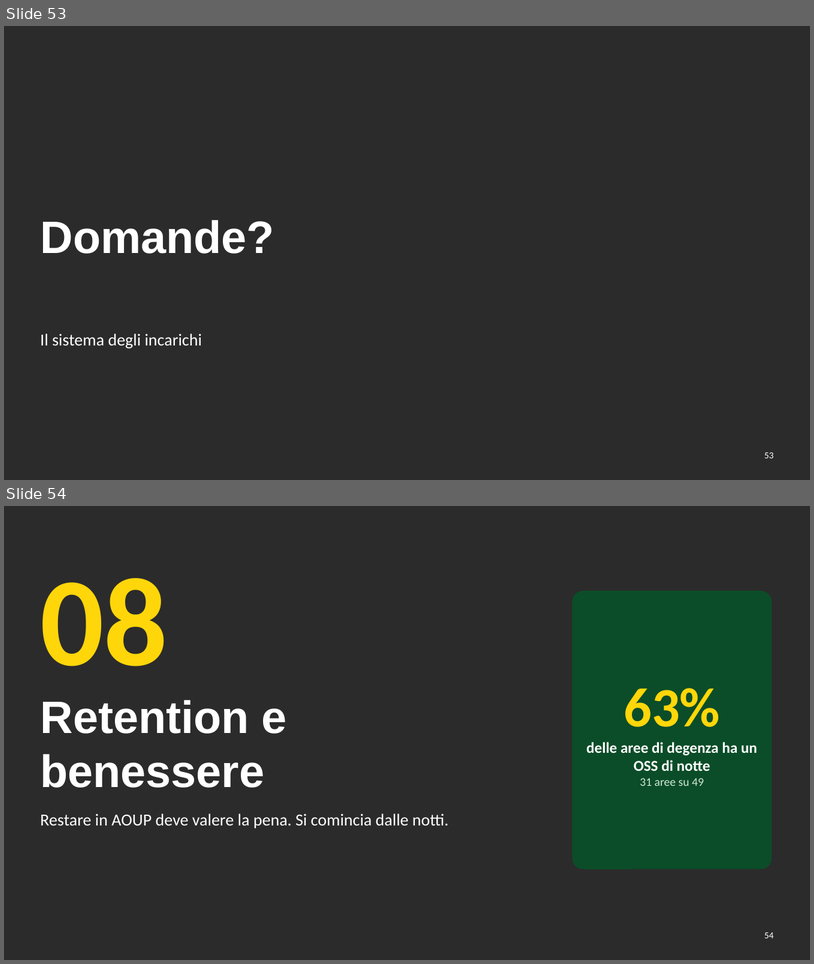
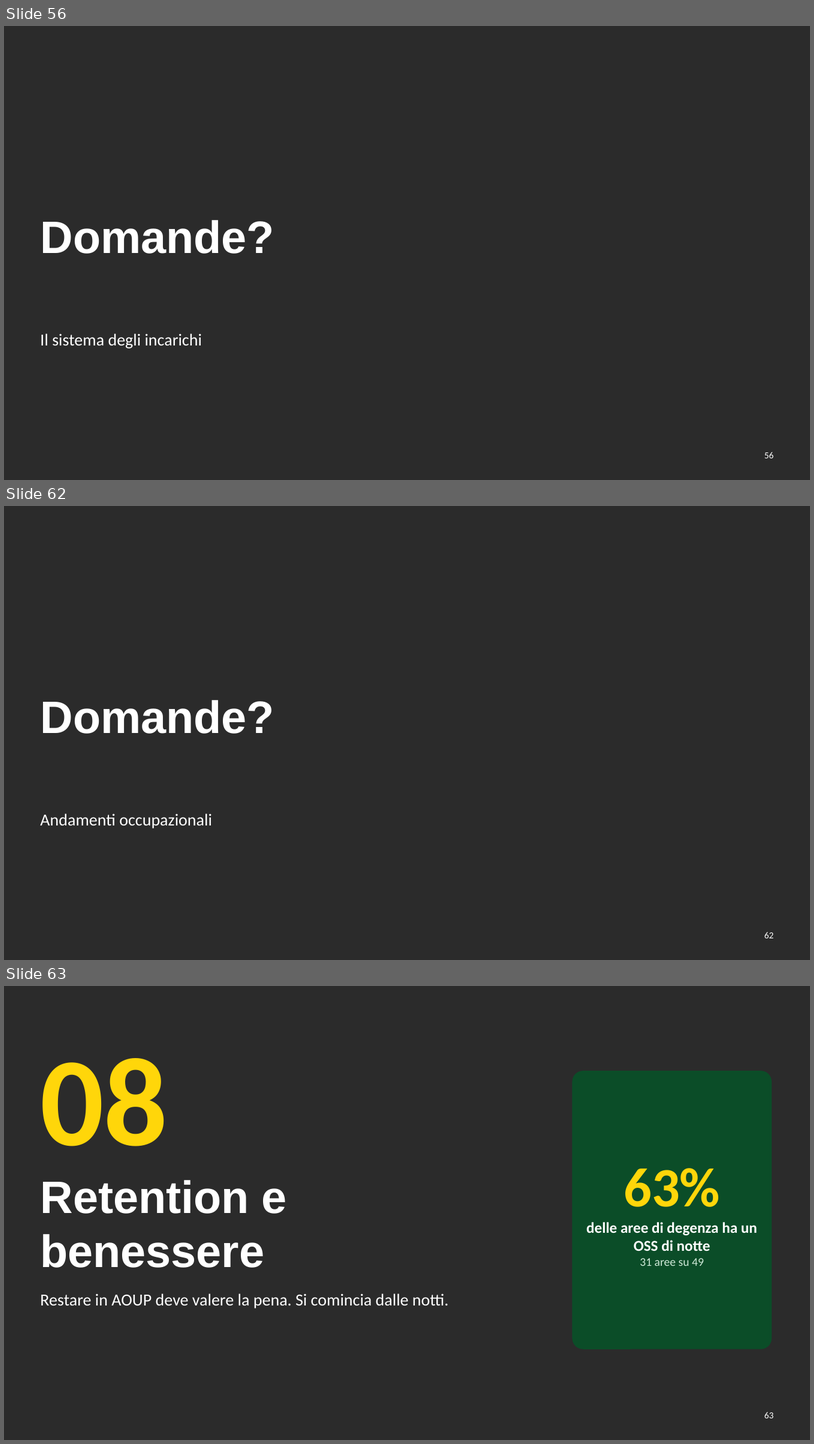
Before and after one commit to aki1806-droid/Prove, a slide deck: produzione/assemblea-2026-12-07/slide/assemblea-2026-12-07.pptx. Shown one above the other, each under a label of ours: slides 53 and 54 before the commit, slides 56, 62 and 63 after it; the slides between them are not shown. The pictures are 814x964 and 814x1444 pixels, drawn with LibreOffice and Linux fonts; fonts in the diff are those of the drawing; background and template pictures are left out; a plain dark background stands for a picture behind light text. Boxes give left, top, right and bottom in pixels: in the first picture for what was removed or moved away, otherwise in the second. Text is boxed around its words. In the diff, an @@ line names an element or a change of style, - is before the commit and + after.

```diff
--- a/produzione/assemblea-2026-12-07/slide/assemblea-2026-12-07.pptx
+++ b/produzione/assemblea-2026-12-07/slide/assemblea-2026-12-07.pptx
@@ slide 62 added at (x1=4, y1=506, x2=810, y2=960), background picture (left out) @@
@@ title added at (x1=40, y1=700, x2=274, y2=733), 54 pt, text #FFFFFF, bold @@
+Domande?
@@ text added at (x1=40, y1=813, x2=212, y2=828), 20 pt, text #FFFFFF @@
+Andamenti occupazionali
@@ page number added at (x1=765, y1=931, x2=774, y2=938), 11 pt, text #FFFFFF @@
+62
@@ what was slide 53 is now slide 56 @@
@@ page number at (x1=765, y1=451, x2=774, y2=458): text changed @@
-53
+56
@@ what was slide 54 is now slide 63 @@
@@ page number at (x1=765, y1=1411, x2=774, y2=1418): text changed @@
-54
+63
```
Also in this commit, not shown: 6 slides changed, 8 other slides added, 31 other files.
